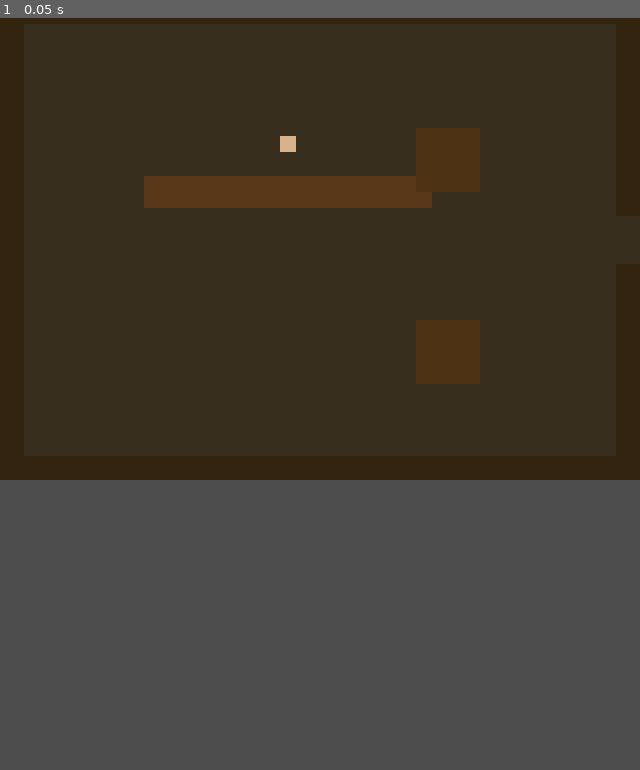
Above: before the commit, frame 1.
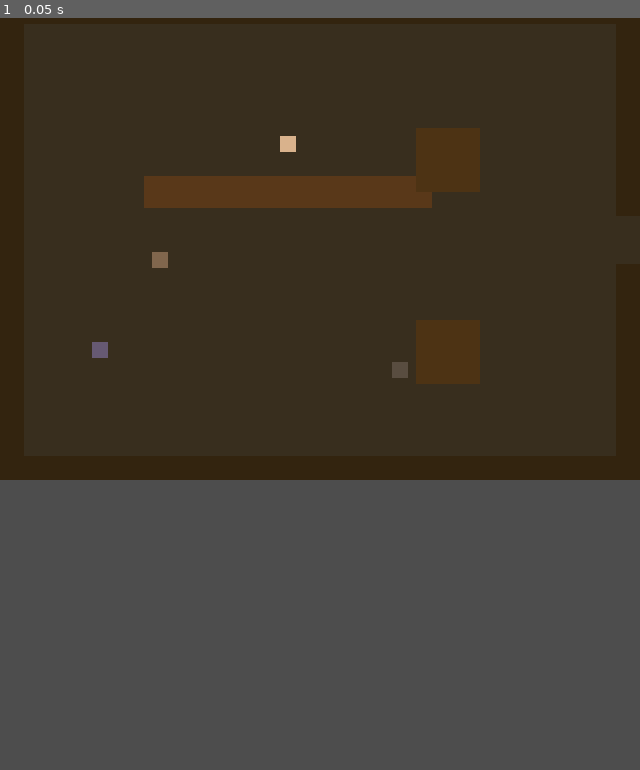
Above: after the commit, the same moment.

Repository: ollyfg/duddy-quest
Game: Godot game, scene res://scenes/l2_leaky_cauldron.tscn
Same seed, same stepped clock (60 frames per second), same inputs: the game is played once before the commit and once after it. This scene is started directly instead of the project's main scene.
Inputs:
- Up to frame 1 (0.05 s): no input

The runs differ from the first frame. In frame 1, 0.2% of the frame differs, in the area x 14-64%, y 31-48%.

Commit message:
Unlock all levels on menu select; add bar fight to Leaky Cauldron with wizard patrons
- Level select: all levels unlocked (temporary dev hack)
- Added 3 grizzled wizard patron NPCs to the Leaky Cauldron pub
- Attacking any patron triggers a bar fight cinematic
- Tom warns Dudley to stay back during the fight
- Patrons brawl (move around with red flashes)
- Tom sighs about cleaning up afterward and kicks them out
- Tom's dialog changes after the fight
- Added `damaged` signal to npc.gd for detecting NPC hits
- Bumped VERSION to 0.31.0

Co-authored-by: ollyfg <8495389+ollyfg@users.noreply.github.com>

Diff:
--- a/scenes/l2_leaky_cauldron.tscn
+++ b/scenes/l2_leaky_cauldron.tscn
@@ -160,5 +160,31 @@
 position = Vector2(288.0, 144.0)
 movement_mode = 1
 npc_name = "Tom"
-dialog_lines = ["Welcome to the Leaky Cauldron, lad!", "Through that wall is Diagon Alley. Best place for school supplies.", "You'll want Gringotts for your money, then the shops."]
+dialog_lines = ["*sigh* Ruddy wizards. I just mopped these floors.", "Through that wall is Diagon Alley. Best place for school supplies.", "You'll want Gringotts for your money, then the shops."]
+requires_flag = "l2_bar_fight_triggered"
+pre_flag_dialog = ["Welcome to the Leaky Cauldron, lad!", "Through that wall is Diagon Alley. Best place for school supplies.", "You'll want Gringotts for your money, then the shops."]
 custom_sprite_color = Color(0.85, 0.7, 0.55, 1)
+
+[node name="Patron1" parent="NPCs" instance=ExtResource("2_npc")]
+position = Vector2(100.0, 350.0)
+movement_mode = 1
+npc_name = "Old Wizard"
+max_hp = 5
+dialog_lines = ["Hmph. Another tourist.", "In my day, the Leaky Cauldron had real mead. Now it's all butterbeer."]
+custom_sprite_color = Color(0.4, 0.35, 0.45, 1)
+
+[node name="Patron2" parent="NPCs" instance=ExtResource("2_npc")]
+position = Vector2(400.0, 370.0)
+movement_mode = 1
+npc_name = "Grizzled Wizard"
+max_hp = 5
+dialog_lines = ["What are you staring at, boy?", "I've seen things that would turn your hair white."]
+custom_sprite_color = Color(0.35, 0.3, 0.25, 1)
+
+[node name="Patron3" parent="NPCs" instance=ExtResource("2_npc")]
+position = Vector2(160.0, 260.0)
+movement_mode = 1
+npc_name = "Bearded Wizard"
+max_hp = 5
+dialog_lines = ["*mutters into his drink*", "Back in my day, we didn't need wands. Used our bare hands."]
+custom_sprite_color = Color(0.5, 0.4, 0.3, 1)
--- a/scripts/game_state.gd
+++ b/scripts/game_state.gd
@@ -3,7 +3,7 @@
 ## Persists data that needs to survive scene changes (e.g. selected level).
 
 ## Current game version. Bump this on every new deploy.
-const VERSION: String = "0.30.0"
+const VERSION: String = "0.31.0"
 
 var selected_level: String = "level_1"
 var completed_levels: Array[String] = []
@@ -26,6 +26,7 @@
 	"l2_wand_acquired",
 	"l2_draco_fight_intro_shown",
 	"l2_draco_defeated",
+	"l2_bar_fight_triggered",
 ]
 
 ## Generic boolean flags for one-off story events.
--- a/scripts/level_select.gd
+++ b/scripts/level_select.gd
@@ -54,10 +54,9 @@
 	canvas.add_child(hint)
 
 
-func _is_unlocked(index: int) -> bool:
-	# Level 1 (0) is always unlocked; further levels require
-	# the previous level to be completed.
-	return index == 0 or GameState.is_complete(LEVEL_LIST[index - 1]["id"])
+func _is_unlocked(_index: int) -> bool:
+	# HACK: all levels unlocked during development.
+	return true
 
 
 func _update_list() -> void:
--- a/scripts/main.gd
+++ b/scripts/main.gd
@@ -304,3 +304,54 @@
 ## Delegates a screen flash to the HUD manager (called by cinematic_player).
 func _do_cinematic_flash(flash_color: Color, duration: float) -> void:
 	hud_manager.play_flash(flash_color, duration)
+
+
+## Called when any wizard patron in the Leaky Cauldron takes damage.
+## Triggers the bar fight cinematic once.
+func _on_patron_damaged() -> void:
+	if GameState.has_flag("l2_bar_fight_triggered"):
+		return
+	if is_cinematic_playing() or dialog_box.is_active():
+		return
+	GameState.set_flag("l2_bar_fight_triggered")
+	# Make all patrons invincible so they survive the cinematic.
+	for npc in room_manager.current_room.get_npcs():
+		if npc.name.begins_with("Patron"):
+			npc.invincible = true
+	_play_bar_fight_cinematic()
+
+
+## Bar fight cinematic: the wizard patrons brawl while Tom tells Dudley to stay back.
+func _play_bar_fight_cinematic() -> void:
+	var room: Node = room_manager.current_room
+	var rp: Vector2 = room.global_position
+	dialog_manager.set_dialog_active(true)
+	play_cinematic([
+		{"type": "dialog", "speaker": "Tom", "lines": [
+			"Oi! Stay back, lad! Don't get in the middle of this!",
+		]},
+		{"type": "move_npc", "npc": "NPCs/Patron1", "to": rp + Vector2(250.0, 300.0), "speed": 120.0},
+		{"type": "move_npc", "npc": "NPCs/Patron2", "to": rp + Vector2(280.0, 320.0), "speed": 120.0},
+		{"type": "flash", "color": Color(1.0, 0.3, 0.3, 0.6), "duration": 0.2},
+		{"type": "move_npc", "npc": "NPCs/Patron3", "to": rp + Vector2(260.0, 280.0), "speed": 100.0},
+		{"type": "flash", "color": Color(1.0, 0.3, 0.3, 0.6), "duration": 0.2},
+		{"type": "wait", "duration": 0.3},
+		{"type": "move_npc", "npc": "NPCs/Patron1", "to": rp + Vector2(350.0, 350.0), "speed": 140.0},
+		{"type": "flash", "color": Color(1.0, 0.2, 0.2, 0.7), "duration": 0.2},
+		{"type": "move_npc", "npc": "NPCs/Patron2", "to": rp + Vector2(180.0, 300.0), "speed": 130.0},
+		{"type": "move_npc", "npc": "NPCs/Patron3", "to": rp + Vector2(320.0, 340.0), "speed": 110.0},
+		{"type": "flash", "color": Color(1.0, 0.2, 0.2, 0.7), "duration": 0.2},
+		{"type": "wait", "duration": 0.5},
+		{"type": "dialog", "speaker": "Tom", "lines": [
+			"*sigh* Every blessed time...",
+			"Right, you lot — OUT! I just mopped these floors!",
+		]},
+		{"type": "set_visible", "node": "NPCs/Patron1", "visible": false},
+		{"type": "set_visible", "node": "NPCs/Patron2", "visible": false},
+		{"type": "set_visible", "node": "NPCs/Patron3", "visible": false},
+	], func() -> void:
+		for npc in room.get_npcs():
+			if npc.name.begins_with("Patron") and is_instance_valid(npc):
+				npc.queue_free()
+		dialog_manager.set_dialog_active(false)
+	)
--- a/scripts/npc.gd
+++ b/scripts/npc.gd
@@ -136,6 +136,8 @@
 signal player_detected(dialog: String)
 ## Emitted each time this hostile NPC's HitArea contacts the player.
 signal player_hit
+## Emitted whenever this NPC takes damage (after HP is reduced).
+signal damaged
 
 const KNOCKBACK_SPEED: float = GameConfig.NPC_KNOCKBACK_SPEED
 const KNOCKBACK_THRESHOLD: float = 5.0
@@ -565,6 +567,7 @@
 	hp -= amount
 	var base_color: Color = HOSTILE_COLOR if is_hostile else FRIENDLY_COLOR
 	CombatUtils.flash_damage(sprite, DAMAGE_FLASH_COLOR, base_color)
+	damaged.emit()
 	if hp <= 0:
 		queue_free()
 
--- a/scripts/room_manager.gd
+++ b/scripts/room_manager.gd
@@ -453,3 +453,6 @@
 		npc.add_collision_exception_with(_player)
 		_player.add_collision_exception_with(npc)
 		npc.player_hit.connect(_main.dialog_manager.on_petunia_hit_player)
+	# Leaky Cauldron patrons: trigger bar fight when any patron is attacked.
+	if room_name == "l2_leaky_cauldron" and npc.name.begins_with("Patron"):
+		npc.damaged.connect(_main._on_patron_damaged)
